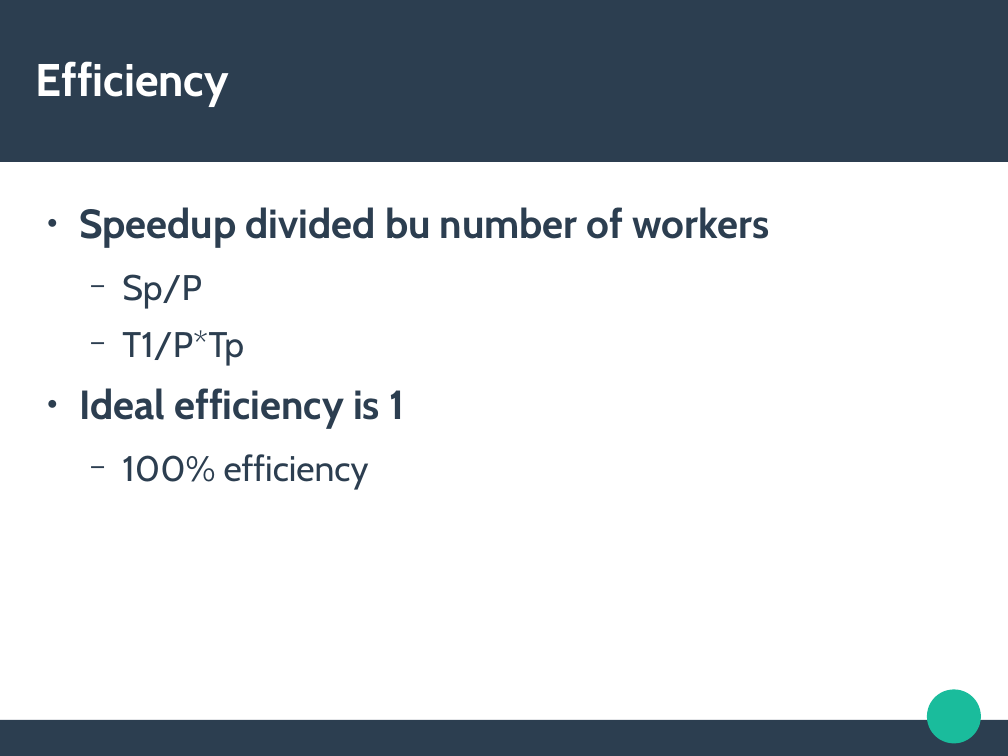
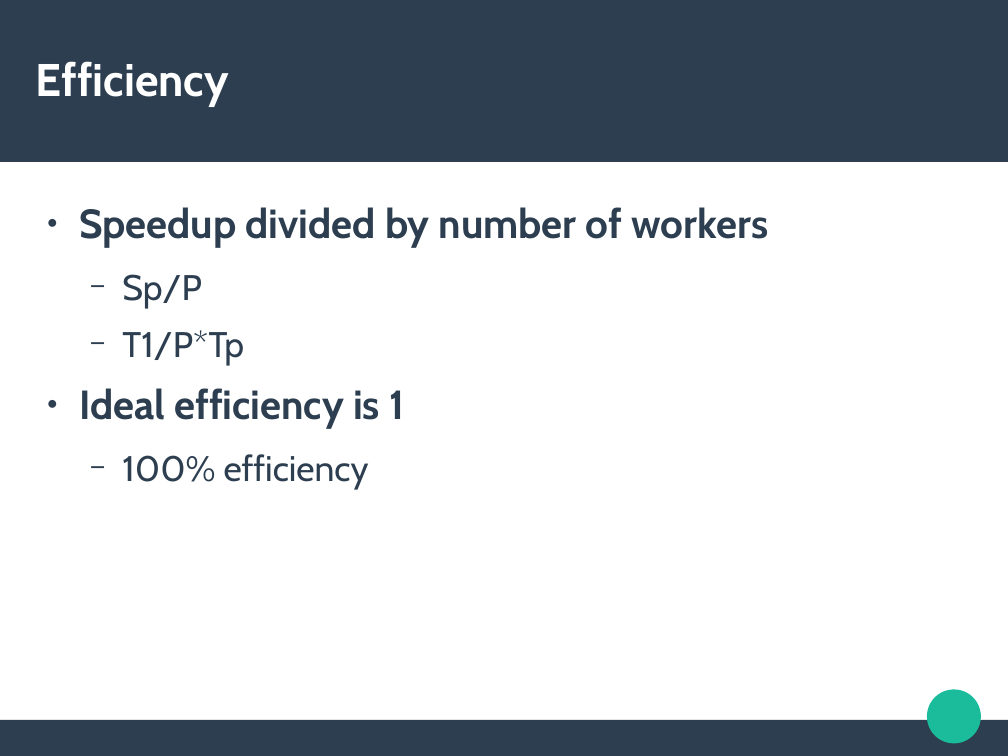
Before and after one commit to josephkehoe/CDD101, a slide deck: slide 4 of Concurrency/Slides/09Performance.odp. Drawn at 1008x756 pixels with LibreOffice and Linux fonts; fonts in the diff are those of the drawing. Boxes give left, top, right and bottom in pixels: in the first picture for what was removed or moved away, otherwise in the second. Text is boxed around its words. In the diff, an @@ line names an element or a change of style, - is before the commit and + after.

Commit message:
updated slides

```diff
--- a/Concurrency/Slides/09Performance.odp
+++ b/Concurrency/Slides/09Performance.odp
@@ text at (x1=79, y1=207, x2=768, y2=247): text changed @@
-● Speedup divided bu number of workers
+● Speedup divided by number of workers
```
Also in this commit, not shown: 15 other files.
